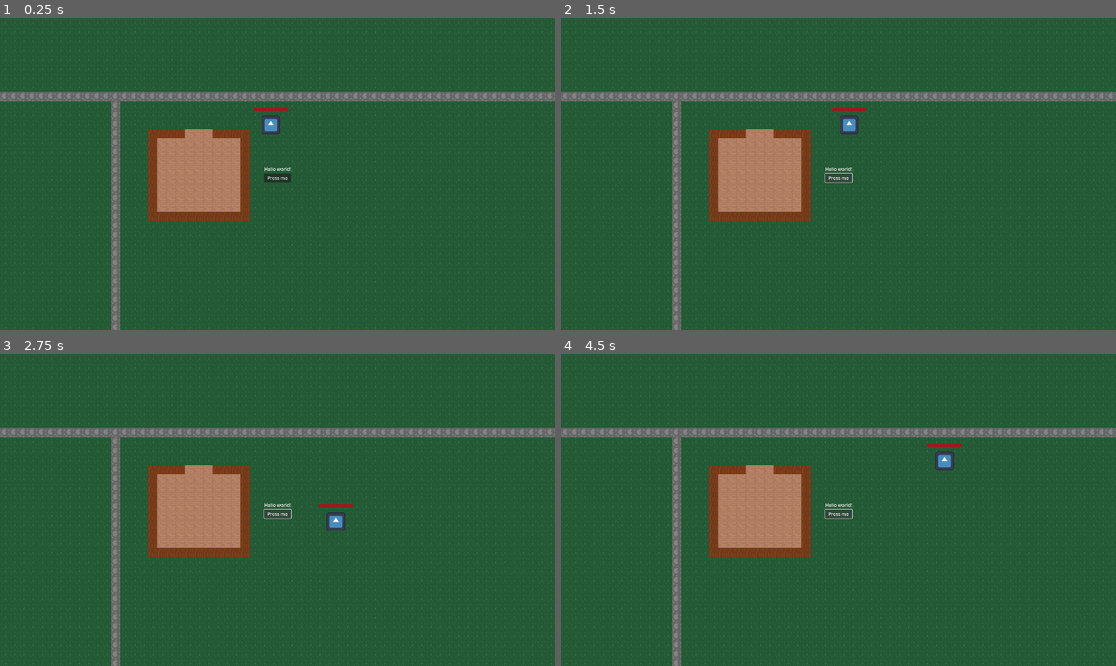
Above: before the commit, frames 1-4 (two rows, left to right).
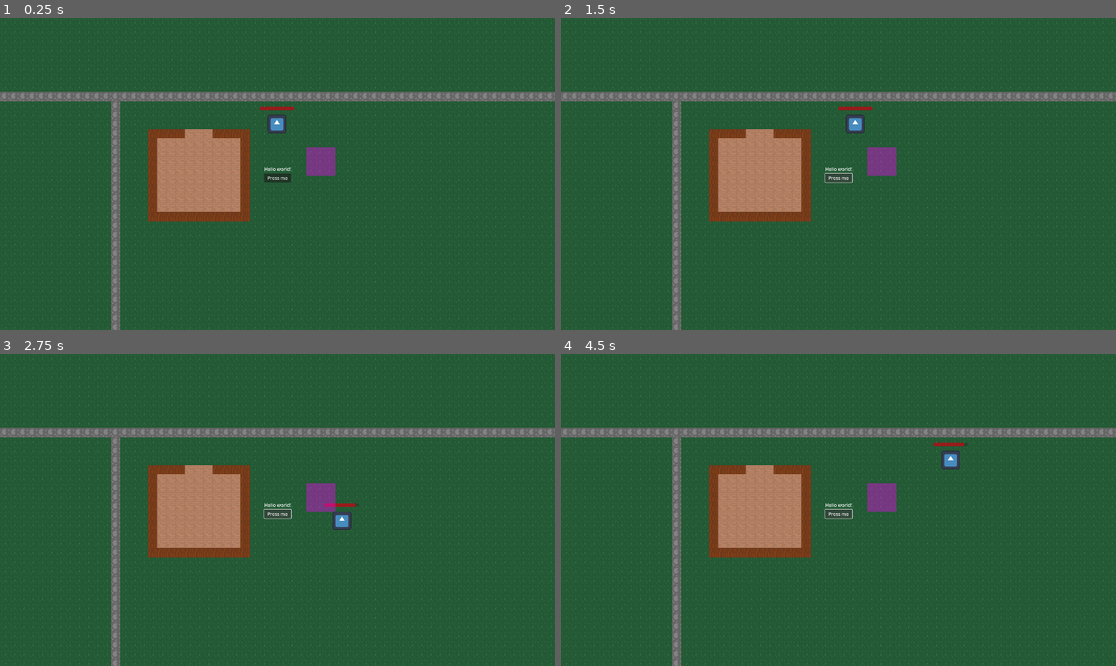
Above: after the commit, the same moments.

Repository: merskip/just-game
Game: Godot game, scene res://Scenes/Main Scene.tscn
Same seed, same stepped clock (60 frames per second), same inputs: the game is played once before the commit and once after it. The engine's default icon, where the game draws it, is replaced by a stand-in: a white triangle on a blue panel in a dark square.
Inputs:
- Up to frame 1 (0.25 s): no input
- Up to frame 2 (1.5 s): click "Press me" at 0.5 s; tap Enter at 1.25 s; hold Right (move_right) from 1.28 s (still down)
- Up to frame 3 (2.75 s): release Right (move_right) at 2.03 s; hold Down (move_down) from 2.03 s (still down)
- Up to frame 4 (4.5 s): release Down (move_down) at 2.78 s; hold Right (move_right) 2.78-3.53 s; hold Up (move_up) 3.53-4.28 s; hold Left (move_left) from 4.28 s (still down)

The runs differ from the first frame. In frame 1, 0.8% of the frame differs, in the area x 45-61%, y 28-51%; in frame 2, 0.8%, in the area x 48-61%, y 28-51%; in frame 3, 0.7%; in frame 4, 0.8%.

Commit message:
Added damage zone

Diff:
--- /dev/null
+++ b/Models/damage_zone.gd
@@ -0,0 +1,8 @@
+extends Node2D
+
+@export var damage: int = 10
+
+func _on_body_entered(body: Node2D) -> void:
+	var unit: Unit = body.get_node_or_null("Unit")
+	if unit:
+		unit.take_damage(damage)
--- /dev/null
+++ b/Models/damage_zone.tscn
@@ -0,0 +1,23 @@
+[gd_scene load_steps=4 format=3 uid="uid://wtymqw4gadga"]
+
+[ext_resource type="Script" path="res://Models/damage_zone.gd" id="1_1qt8o"]
+
+[sub_resource type="RectangleShape2D" id="RectangleShape2D_tgg7k"]
+size = Vector2(100, 100)
+
+[sub_resource type="PlaceholderTexture2D" id="PlaceholderTexture2D_ti3sw"]
+
+[node name="Node2D" type="Node2D"]
+script = ExtResource("1_1qt8o")
+
+[node name="Area2D" type="Area2D" parent="."]
+
+[node name="CollisionShape2D" type="CollisionShape2D" parent="Area2D"]
+shape = SubResource("RectangleShape2D_tgg7k")
+
+[node name="Sprite2D" type="Sprite2D" parent="."]
+modulate = Color(1, 1, 1, 0.376471)
+scale = Vector2(100, 100)
+texture = SubResource("PlaceholderTexture2D_ti3sw")
+
+[connection signal="body_entered" from="Area2D" to="." method="_on_body_entered"]
--- /dev/null
+++ b/Models/game_manager.gd
@@ -0,0 +1,11 @@
+class_name GameManager
+extends Node
+
+@onready var player: Unit = $"../Player/Unit"
+
+func _ready() -> void:
+	player.on_die.connect(on_player_die)
+
+func on_player_die():
+	print("You died! Reseting scene...")
+	get_tree().reload_current_scene()
--- a/Models/health_bar.gd
+++ b/Models/health_bar.gd
@@ -1,14 +1,10 @@
 extends ProgressBar
 
 @onready var unit: Unit = $"../Unit"
-
-func _ready() -> void:
-	_update_progress()
 
 func _on_health_change() -> void:
 	_update_progress()
 
 func _update_progress():
-	print("_update_progress")
 	value = unit._health
 	max_value = unit._max_health
--- a/Models/player.tscn
+++ b/Models/player.tscn
@@ -18,9 +18,6 @@
 [node name="CharacterBody2D" type="CharacterBody2D"]
 script = ExtResource("1_3kw8n")
 
-[node name="Unit" type="Node" parent="."]
-script = ExtResource("1_cs6h6")
-
 [node name="Sprite2D" type="Sprite2D" parent="."]
 scale = Vector2(0.5, 0.5)
 texture = ExtResource("1_bo06m")
@@ -38,4 +35,7 @@
 show_percentage = false
 script = ExtResource("3_8huld")
 
+[node name="Unit" type="Node" parent="."]
+script = ExtResource("1_cs6h6")
+
 [connection signal="on_health_change" from="Unit" to="HealthBar" method="_on_health_change"]
--- a/Models/unity.gd
+++ b/Models/unity.gd
@@ -9,6 +9,7 @@
 
 func _ready() -> void:
 	_health = _max_health
+	on_health_change.emit()
 
 func take_damage(damage: int):
 	_health = max(0, _health - damage)
--- a/Scenes/Main Scene.tscn
+++ b/Scenes/Main Scene.tscn
@@ -1,17 +1,25 @@
-[gd_scene load_steps=4 format=4 uid="uid://bq73ukjrg4bxg"]
+[gd_scene load_steps=6 format=4 uid="uid://bq73ukjrg4bxg"]
 
+[ext_resource type="Script" path="res://Models/game_manager.gd" id="1_0144v"]
 [ext_resource type="PackedScene" uid="uid://d2bjrjtongb35" path="res://Scenes/GUI.tscn" id="1_cjw5i"]
 [ext_resource type="TileSet" uid="uid://dbdwtvdnk7rff" path="res://Assets/gound.tres" id="1_whfwv"]
 [ext_resource type="PackedScene" uid="uid://bj6istu8r131k" path="res://Models/player.tscn" id="2_sggrd"]
+[ext_resource type="PackedScene" uid="uid://wtymqw4gadga" path="res://Models/damage_zone.tscn" id="4_1ey18"]
 
 [node name="MainScene" type="Node2D"]
+
+[node name="GameManager" type="Node" parent="."]
+script = ExtResource("1_0144v")
 
 [node name="TileMapLayer" type="TileMapLayer" parent="."]
 tile_map_data = PackedByteArray("AAAAAAAAAAAAAAAAAAABAAAAAAAAAAAAAAABAAEAAAAAAAAAAAABAAIAAAAAAAAAAAACAAIAAAAAAAAAAAACAA …(32560 unchanged characters)…
 tile_set = ExtResource("1_whfwv")
 
-[node name="CharacterBody2D" parent="." instance=ExtResource("2_sggrd")]
-position = Vector2(937, 370)
+[node name="Player" parent="." instance=ExtResource("2_sggrd")]
+position = Vector2(958, 367)
+
+[node name="DamageZone" parent="." instance=ExtResource("4_1ey18")]
+position = Vector2(1110, 497)
 
 [node name="GUI" parent="." instance=ExtResource("1_cjw5i")]
 offset_right = 1920.0
